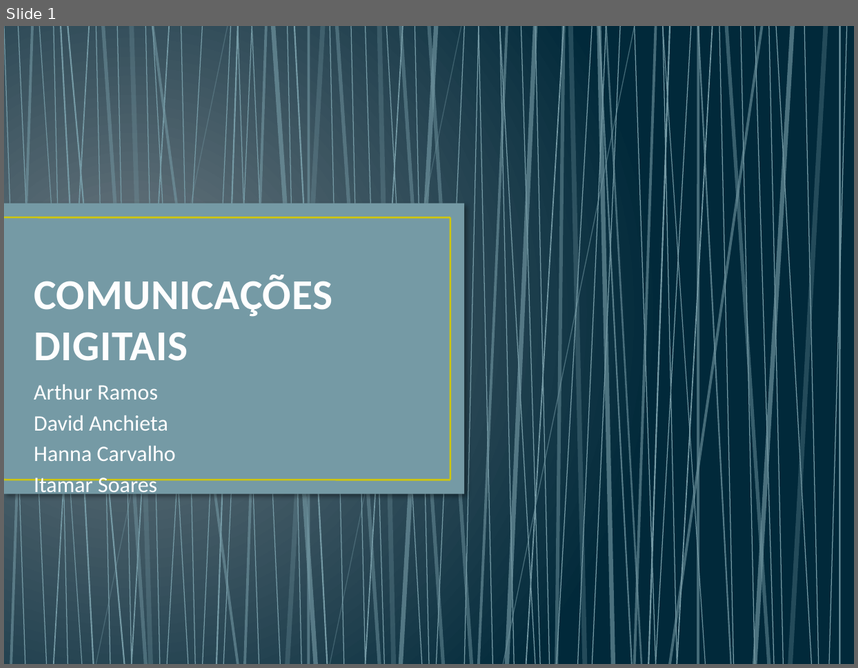
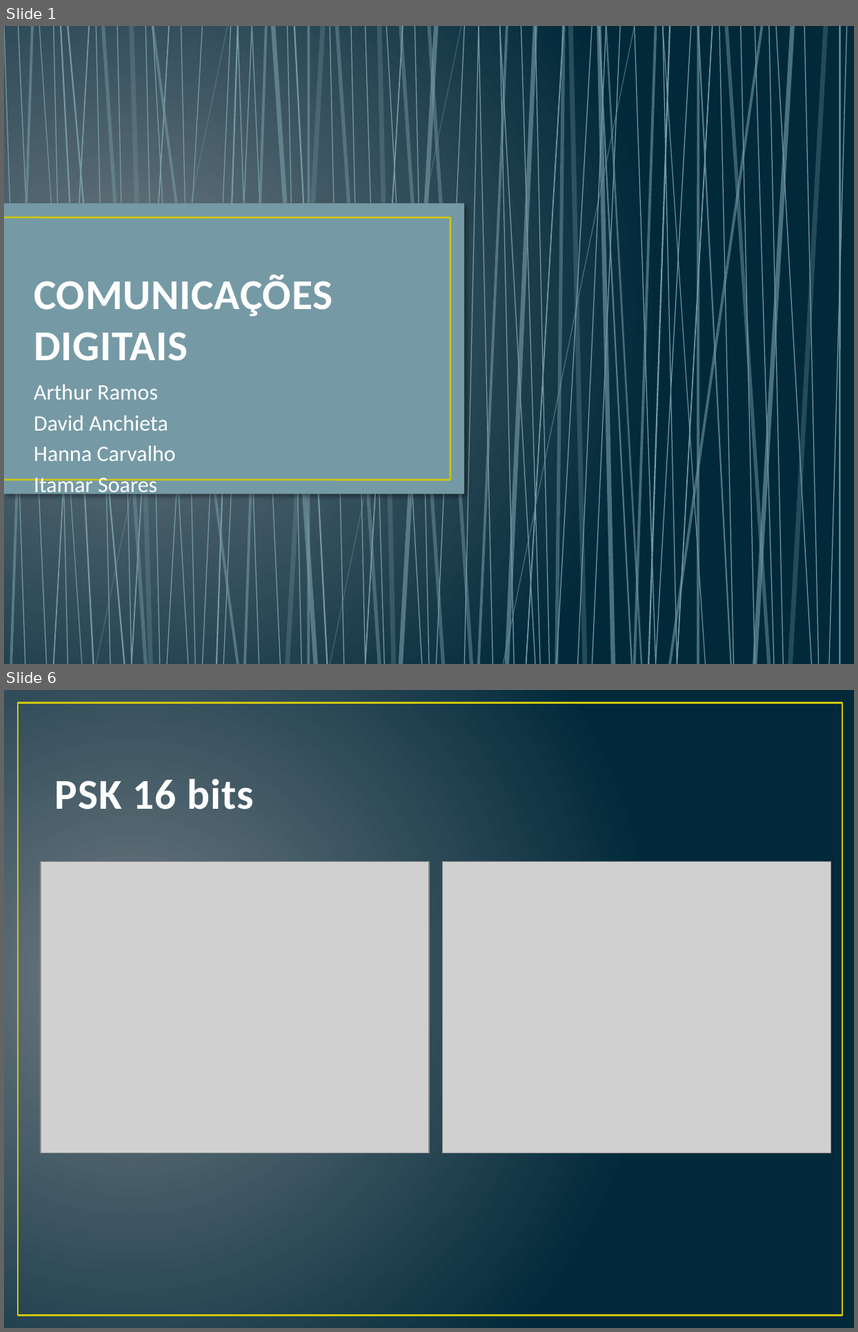
Before and after one commit to danchieta/comDigitais2016, a slide deck: COMUNICAÇÕES DIGITAIS.pptx. Shown one above the other, each under a label of ours: slide 1 before the commit, slides 1 and 6 after it; the slides between them are not shown. The pictures are 858x668 and 858x1332 pixels, drawn with LibreOffice and Linux fonts; fonts in the diff are those of the drawing; grey boxes stand for pictures. Boxes give left, top, right and bottom in pixels: in the first picture for what was removed or moved away, otherwise in the second. Text is boxed around its words. In the diff, an @@ line names an element or a change of style, - is before the commit and + after.

Commit message:
desisti de fazer a modulação para psk >=16 bits. adicionei mais infos ao slide

```diff
--- a/COMUNICAÇÕES DIGITAIS.pptx
+++ b/COMUNICAÇÕES DIGITAIS.pptx
@@ slide 6 added at bbox=[4, 690, 854, 1328], background gradient #717C84 to #01293A @@
@@ rectangle added at bbox=[18, 702, 842, 1315], outline #CFC60D 1.5 pt @@
@@ title added at bbox=[55, 779, 253, 809], 36 pt, text #FEFEFE, bold @@
+PSK 16 bits
@@ picture added at bbox=[41, 862, 429, 1153] @@
@@ picture added at bbox=[443, 862, 831, 1153] @@
```
Also in this commit, not shown: 8 other slides added, 6 slides removed, 1 other file.
